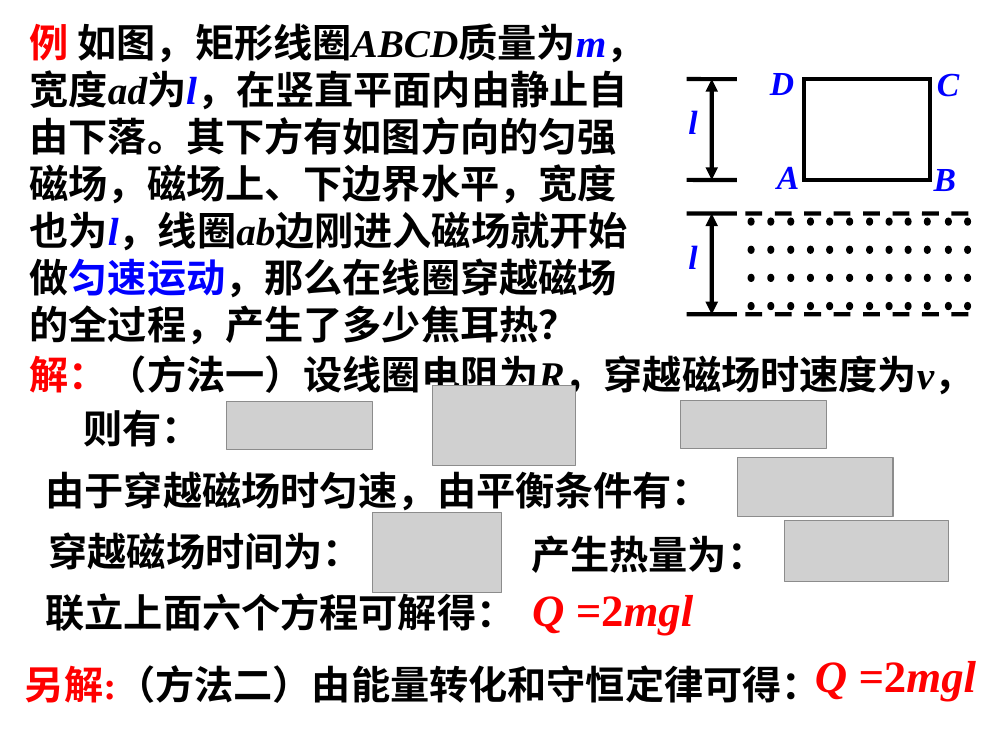
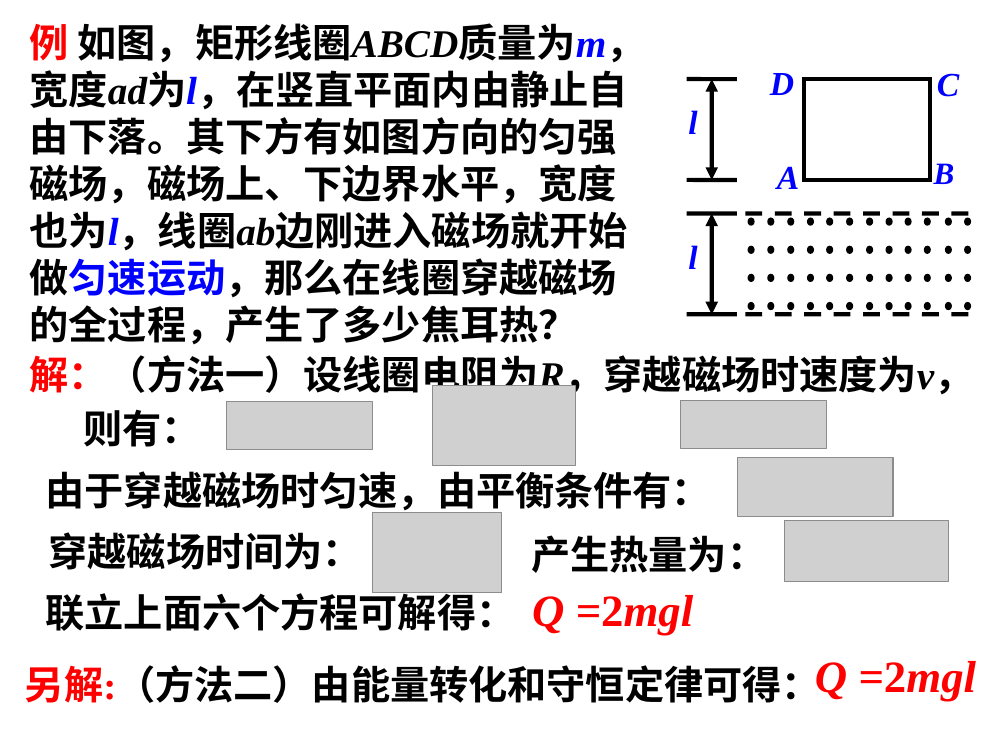
Before and after one commit to saddestboy/wuli2, a slide deck: slide 32 of 4.5A电磁感应问题的综合应用/习题课 电磁感应规律的综合应用.ppt. Drawn at 1008x756 pixels with LibreOffice and Linux fonts; fonts in the diff are those of the drawing; grey boxes stand for pictures. Boxes give left, top, right and bottom in pixels: in the first picture for what was removed or moved away, otherwise in the second. Text is boxed around its words. In the diff, an @@ line names an element or a change of style, - is before the commit and + after.

```diff
--- a/4.5A电磁感应问题的综合应用/习题课 电磁感应规律的综合应用.ppt
+++ b/4.5A电磁感应问题的综合应用/习题课 电磁感应规律的综合应用.ppt
@@ text "B" at (x1=934, y1=163, x2=955, y2=184): size 24 to 22.2 pt; line spacing 1 to 0.9 @@
```
Also in this commit, not shown: 5 other slides changed, 4 slides added, 4 other files.
